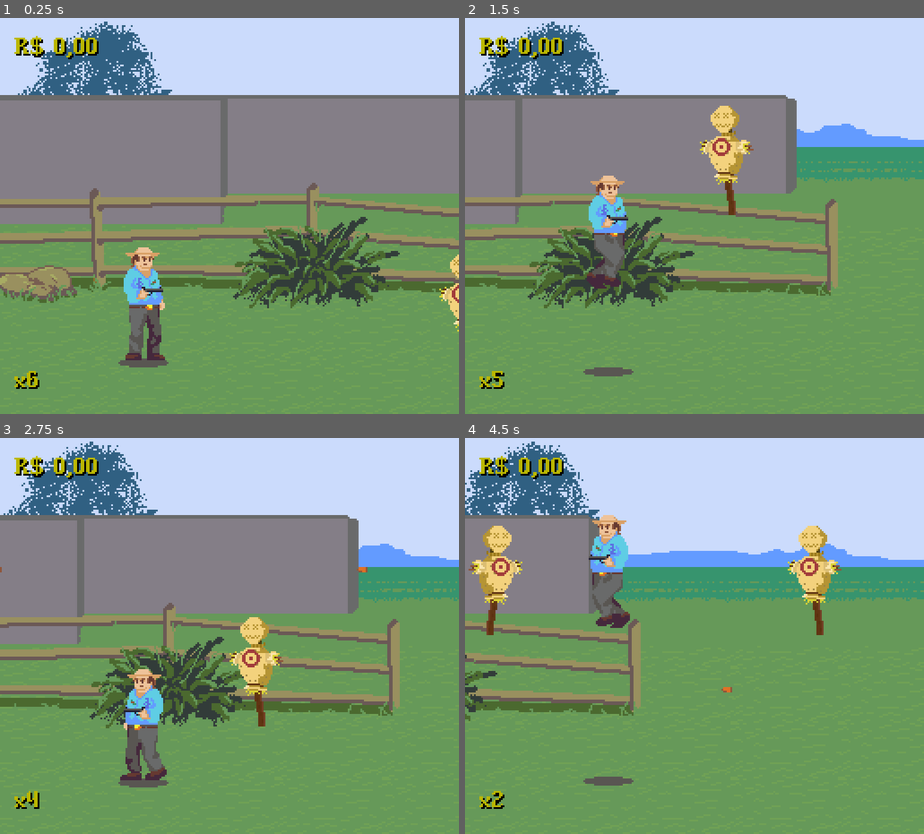
Above: before the commit, frames 1-4 (two rows, left to right).
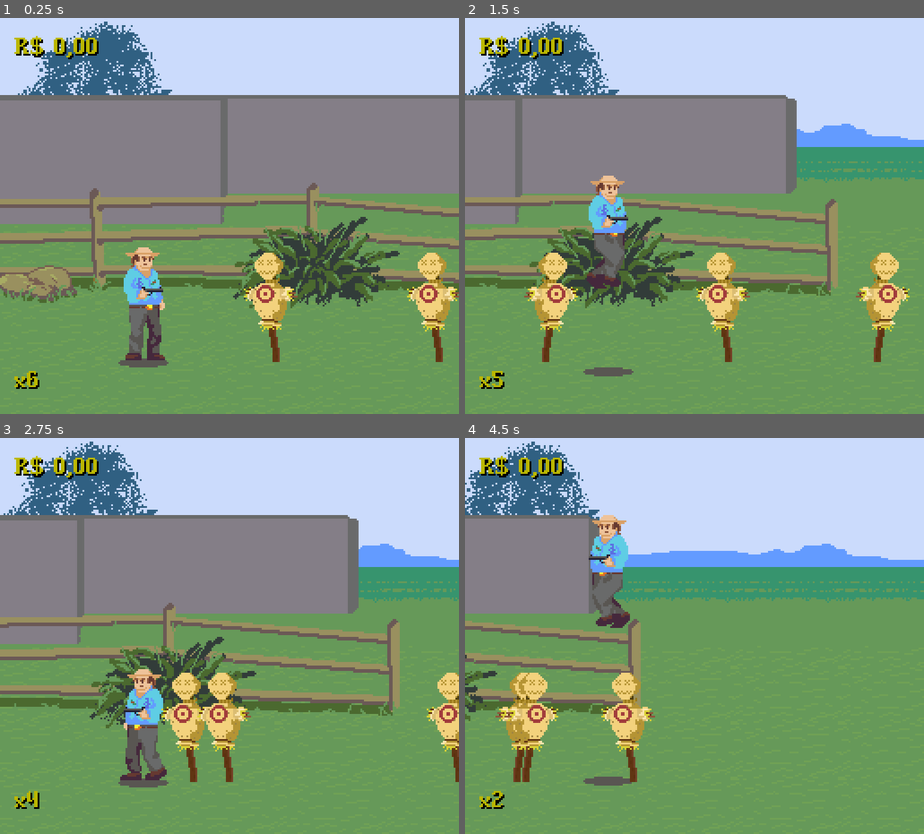
Above: after the commit, the same moments.

Repository: lixbearg/obrigado-a-matar-godot
Game: Godot game, scene res://scenes/main.tscn
The game is run twice, just before and just after one commit, with the same random seed, the same clock (stepped at 60 frames per second) and the same inputs.
Inputs:
- Up to frame 1 (0.25 s): no input
- Up to frame 2 (1.5 s): hold D (right) from 0.53 s (still down); tap , (shoot) at 0.6 s; tap Space (jump) at 0.77, 0.8, 1.07, 1.35 s
- Up to frame 3 (2.75 s): tap Space (jump) at 1.52, 1.82, 2.3 s; tap , (shoot) at 1.55 s; release D (right) at 2.03 s; hold A (left) from 2.03 s (still down); hold S (crouch) from 2.03 s (still down)
- Up to frame 4 (4.5 s): release A (left) at 2.78 s; release S (crouch) at 2.78 s; hold D (right) 2.78-4.28 s; tap , (shoot) at 2.85, 3.6 s; tap Space (jump) at 3.02, 3.32, 3.77, 3.8, 4.07, 4.35 s; tap R (reload) at 4.15 s; hold A (left) from 4.28 s (still down)

The runs differ from the first frame. In frame 1, 2.7% of the frame differs, in the area x 53-100%, y 59-87%; in frame 2, 5.1%; in frame 3, 4.7%; in frame 4, 5.7%, in the area x 0-83%, y 22-87%.

Commit message:
Add basic state machine implementation to enemy

Diff:
--- a/scenes/actor/actor.gd
+++ b/scenes/actor/actor.gd
@@ -9,18 +9,12 @@
 
 func _physics_process(delta):
 	apply_gravity(delta)
-	apply_friction(delta)
 	move_and_slide()
 
 
 func apply_gravity(delta):
 	if not is_on_floor():
 		velocity.y += gravity * delta
-
-
-func apply_friction(delta):
-	if direction == 0:
-		velocity.x = move_toward(velocity.x, 0, speed)
 
 
 func walk():
--- /dev/null
+++ b/scenes/actor/state.gd
@@ -0,0 +1,20 @@
+class_name State
+extends Node
+
+signal transitioned
+
+
+func enter():
+	pass
+
+
+func exit():
+	pass
+
+
+func state_update(_delta : float):
+	pass
+
+
+func physics_update(_delta : float):
+	pass
--- /dev/null
+++ b/scenes/actor/state_machine.gd
@@ -0,0 +1,41 @@
+extends Node
+
+var current_state : State
+var states : Dictionary = {}
+
+@export var initial_state : State
+
+func _ready():
+	for child in get_children():
+		if child is State:
+			states[child.name.to_lower()] = child
+			child.transitioned.connect(on_child_transition)
+
+	if initial_state:
+		initial_state.enter()
+		current_state = initial_state
+
+
+func _process(delta):
+	if current_state:
+		current_state.state_update(delta)
+
+
+func _physics_process(delta):
+	if current_state:
+		current_state.physics_update(delta)
+
+
+func on_child_transition(state : State, new_state_name : String):
+	if state != current_state:
+		return
+
+	var new_state = states.get(new_state_name.to_lower())
+	if !new_state:
+		return
+
+	if current_state:
+		current_state.exit()
+
+	new_state.enter()
+	current_state = new_state
--- a/scenes/enemy/enemy.tscn
+++ b/scenes/enemy/enemy.tscn
@@ -1,10 +1,11 @@
-[gd_scene load_steps=8 format=3 uid="uid://bcrwd86ixckph"]
+[gd_scene load_steps=9 format=3 uid="uid://bcrwd86ixckph"]
 
 [ext_resource type="Script" path="res://scenes/enemy/enemy.gd" id="1_ysfct"]
 [ext_resource type="Texture2D" uid="uid://bs5eo3wty2ogy" path="res://assets/sprites/enemy/dummy.png" id="2_q6ndw"]
 [ext_resource type="PackedScene" uid="uid://dx6tu6xnkjyk" path="res://scenes/components/health_component.tscn" id="3_v7o8t"]
 [ext_resource type="PackedScene" uid="uid://3cwgn66gymkt" path="res://scenes/components/hitbox_component.tscn" id="4_65jak"]
 [ext_resource type="AudioStream" uid="uid://w04llos1xagv" path="res://assets/sfx/enemy_hurt.wav" id="5_a88o3"]
+[ext_resource type="Script" path="res://scenes/actor/state_machine.gd" id="6_6gyei"]
 
 [sub_resource type="RectangleShape2D" id="RectangleShape2D_8vk5r"]
 size = Vector2(22, 61.5)
@@ -39,3 +40,6 @@
 
 [node name="HurtSFX" type="AudioStreamPlayer" parent="."]
 stream = ExtResource("5_a88o3")
+
+[node name="StateMachine" type="Node" parent="."]
+script = ExtResource("6_6gyei")
--- a/scenes/enemy/henchman.gd
+++ /dev/null
@@ -1,44 +0,0 @@
-class_name Henchman
-extends Enemy
-
-@onready var sprite_2d = $Sprite2D
-@onready var jump_timer : Timer = $JumpTimer
-@onready var shoot_timer : Timer = $ShootTimer
-@onready var bullet_scene = preload("res://scenes/enemy/enemy_bullet.tscn")
-
-const WEAPON_POS_STANDING : Vector2i = Vector2i(15, 39)
-const WEAPON_POS_CROUCHING : Vector2i = Vector2i(27, 25)
-
-func _ready():
-	speed = 15
-	jump_timer.timeout.connect(_on_jump_timer_timeout)
-	shoot_timer.timeout.connect(_on_shoot_timer_timeout)
-	jump_timer.start()
-	shoot_timer.start()
-
-func _physics_process(delta):
-	set_direction()
-	walk()
-	super(delta)
-
-
-func set_direction():
-	if GameManager.get_player_position().x > position.x:
-		direction = 1
-	else:
-		direction = -1
-	sprite_2d.flip_h = GameManager.get_player_position().x > (position.x + 5)
-
-
-func _on_jump_timer_timeout():
-	jump()
-	jump_timer.start()
-
-
-func _on_shoot_timer_timeout():
-	var bullet = bullet_scene.instantiate()
-	bullet.set_direction(direction)
-	GameManager.add_object(bullet)
-	bullet.global_position.y = global_position.y - WEAPON_POS_STANDING.y
-	bullet.global_position.x = global_position.x + (direction * WEAPON_POS_STANDING.x)
-	shoot_timer.start()
--- a/scenes/enemy/henchman.tscn
+++ /dev/null
@@ -1,12 +0,0 @@
-[gd_scene load_steps=3 format=3 uid="uid://b0u3xiog0oo8r"]
-
-[ext_resource type="PackedScene" uid="uid://bcrwd86ixckph" path="res://scenes/enemy/enemy.tscn" id="1_0a7nr"]
-[ext_resource type="Script" path="res://scenes/enemy/henchman.gd" id="2_sg35d"]
-
-[node name="Henchman" instance=ExtResource("1_0a7nr")]
-script = ExtResource("2_sg35d")
-
-[node name="JumpTimer" type="Timer" parent="." index="4"]
-
-[node name="ShootTimer" type="Timer" parent="." index="5"]
-wait_time = 1.5
--- /dev/null
+++ b/scenes/enemy/henchman/henchman.gd
@@ -0,0 +1,49 @@
+class_name Henchman
+extends Enemy
+
+@onready var sprite_2d = $Sprite2D
+#@onready var jump_timer : Timer = $JumpTimer
+#@onready var shoot_timer : Timer = $ShootTimer
+#@onready var bullet_scene = preload("res://scenes/enemy/enemy_bullet.tscn")
+
+#const WEAPON_POS_STANDING : Vector2i = Vector2i(15, 39)
+#const WEAPON_POS_CROUCHING : Vector2i = Vector2i(27, 25)
+
+#func _ready():
+#	speed = 15
+#	jump_timer.timeout.connect(_on_jump_timer_timeout)
+#	shoot_timer.timeout.connect(_on_shoot_timer_timeout)
+#	jump_timer.start()
+#	shoot_timer.start()
+
+func _physics_process(delta):
+#	set_direction()
+#	walk()
+	if velocity.length() > 0:
+		print("run animation")
+
+	sprite_2d.flip_h = velocity.x > 0
+	super(delta)
+
+
+#func set_direction():
+#	if GameManager.get_player_position().x > position.x:
+#		direction = 1
+#	else:
+#		direction = -1
+#	sprite_2d.flip_h = GameManager.get_player_position().x > (position.x + 5)
+#
+#
+#func _on_jump_timer_timeout():
+#	jump()
+#	jump_timer.start()
+#
+#
+#func _on_shoot_timer_timeout():
+#	var bullet = bullet_scene.instantiate()
+#	bullet.set_direction(direction)
+#	GameManager.add_object(bullet)
+#	bullet.global_position.y = global_position.y - WEAPON_POS_STANDING.y
+#	bullet.global_position.x = global_position.x + (direction * WEAPON_POS_STANDING.x)
+#	shoot_timer.start()
+#
--- /dev/null
+++ b/scenes/enemy/henchman/henchman.tscn
@@ -0,0 +1,25 @@
+[gd_scene load_steps=5 format=3 uid="uid://b0u3xiog0oo8r"]
+
+[ext_resource type="PackedScene" uid="uid://bcrwd86ixckph" path="res://scenes/enemy/enemy.tscn" id="1_0a7nr"]
+[ext_resource type="Script" path="res://scenes/enemy/henchman/henchman.gd" id="2_rxu5o"]
+[ext_resource type="Script" path="res://scenes/enemy/henchman/states/henchman_idle.gd" id="3_l05nl"]
+[ext_resource type="Script" path="res://scenes/enemy/henchman/states/henchman_engage.gd" id="4_2v1ug"]
+
+[node name="Henchman" instance=ExtResource("1_0a7nr")]
+script = ExtResource("2_rxu5o")
+
+[node name="JumpTimer" type="Timer" parent="." index="4"]
+
+[node name="ShootTimer" type="Timer" parent="." index="5"]
+wait_time = 1.5
+
+[node name="StateMachine" parent="." index="7" node_paths=PackedStringArray("initial_state")]
+initial_state = NodePath("Engage")
+
+[node name="Idle" type="Node" parent="StateMachine" index="0" node_paths=PackedStringArray("enemy")]
+script = ExtResource("3_l05nl")
+enemy = NodePath("../..")
+
+[node name="Engage" type="Node" parent="StateMachine" index="1" node_paths=PackedStringArray("enemy")]
+script = ExtResource("4_2v1ug")
+enemy = NodePath("../..")
--- /dev/null
+++ b/scenes/enemy/henchman/states/henchman_engage.gd
@@ -0,0 +1,29 @@
+class_name HenchmanEngage
+extends State
+
+@export var enemy : Henchman
+@export var move_speed : int = 50
+
+var player : Player
+var move_direction : int
+
+
+func enter():
+	player = get_tree().get_first_node_in_group("player")
+
+
+func physics_update(delta : float):
+	var direction = player.global_position - enemy.global_position
+
+	if direction.x < 0:
+		move_direction = -1
+	else:
+		move_direction = 1
+
+	if direction.length() > 50:
+		enemy.velocity.x = move_direction * move_speed
+	else:
+		enemy.velocity = Vector2()
+
+	if direction.length() > 150:
+		transitioned.emit(self, "idle")
--- /dev/null
+++ b/scenes/enemy/henchman/states/henchman_idle.gd
@@ -0,0 +1,35 @@
+class_name HenchmanIdle
+extends State
+
+@export var enemy : Henchman
+@export var move_speed : int = 20
+
+var player : Player
+var move_direction : int
+var wander_time : float
+
+
+func randomize_wander():
+	move_direction = randi_range(-1, 1)
+	wander_time = randi_range(1, 3)
+
+
+func enter():
+	player = get_tree().get_first_node_in_group("player")
+	randomize_wander()
+
+
+func state_update(delta : float):
+	if wander_time > 0:
+		wander_time -= delta
+	else:
+		randomize_wander()
+
+
+func physics_update(delta : float):
+	if enemy:
+		enemy.velocity.x = move_direction * move_speed
+
+	var direction = player.global_position - enemy.global_position
+	if direction.length() < 100:
+		transitioned.emit(self, "engage")
--- a/scenes/player/player.gd
+++ b/scenes/player/player.gd
@@ -26,6 +26,7 @@
 	handle_movement(delta)
 	handle_jump()
 	handle_attacking()
+	apply_friction(delta)
 	update_animations(input_axis)
 	super(delta)
 
@@ -52,6 +53,11 @@
 		weapon.reload()
 
 
+func apply_friction(delta):
+	if direction == 0:
+		velocity.x = move_toward(velocity.x, 0, speed)
+
+
 func update_animations(input_axis):
 	if input_axis != 0 and !is_on_wall():
 		skin.flip_h = input_axis < 0
--- a/scenes/player/player.tscn
+++ b/scenes/player/player.tscn
@@ -15,7 +15,7 @@
 [sub_resource type="RectangleShape2D" id="RectangleShape2D_bq60g"]
 size = Vector2(20, 62)
 
-[node name="Player" type="CharacterBody2D"]
+[node name="Player" type="CharacterBody2D" groups=["player"]]
 collision_layer = 2
 script = ExtResource("1_4fi5j")
 
--- /dev/null
+++ b/scenes/player/states/player_idle.gd
@@ -0,0 +1,2 @@
+class_name PlayerIdle
+extends State
--- a/scenes/world/levels/level_01.tscn
+++ b/scenes/world/levels/level_01.tscn
@@ -1,17 +1,17 @@
 [gd_scene load_steps=3 format=3 uid="uid://wddk4g8r8cwb"]
 
 [ext_resource type="PackedScene" uid="uid://buoy4c8tbbhko" path="res://scenes/world/levels/level.tscn" id="1_48r8x"]
-[ext_resource type="PackedScene" uid="uid://b0u3xiog0oo8r" path="res://scenes/enemy/henchman.tscn" id="2_dc73e"]
+[ext_resource type="PackedScene" uid="uid://b0u3xiog0oo8r" path="res://scenes/enemy/henchman/henchman.tscn" id="2_dc73e"]
 
 [node name="Level 01" instance=ExtResource("1_48r8x")]
 
 [node name="Enemies" type="Node" parent="." index="4"]
 
 [node name="Henchman" parent="Enemies" index="0" instance=ExtResource("2_dc73e")]
-position = Vector2(528, 180)
+position = Vector2(223, 184)
 
 [node name="Henchman2" parent="Enemies" index="1" instance=ExtResource("2_dc73e")]
-position = Vector2(324, 182)
+position = Vector2(303, 184)
 
 [node name="Henchman3" parent="Enemies" index="2" instance=ExtResource("2_dc73e")]
-position = Vector2(648, 168)
+position = Vector2(367, 184)
